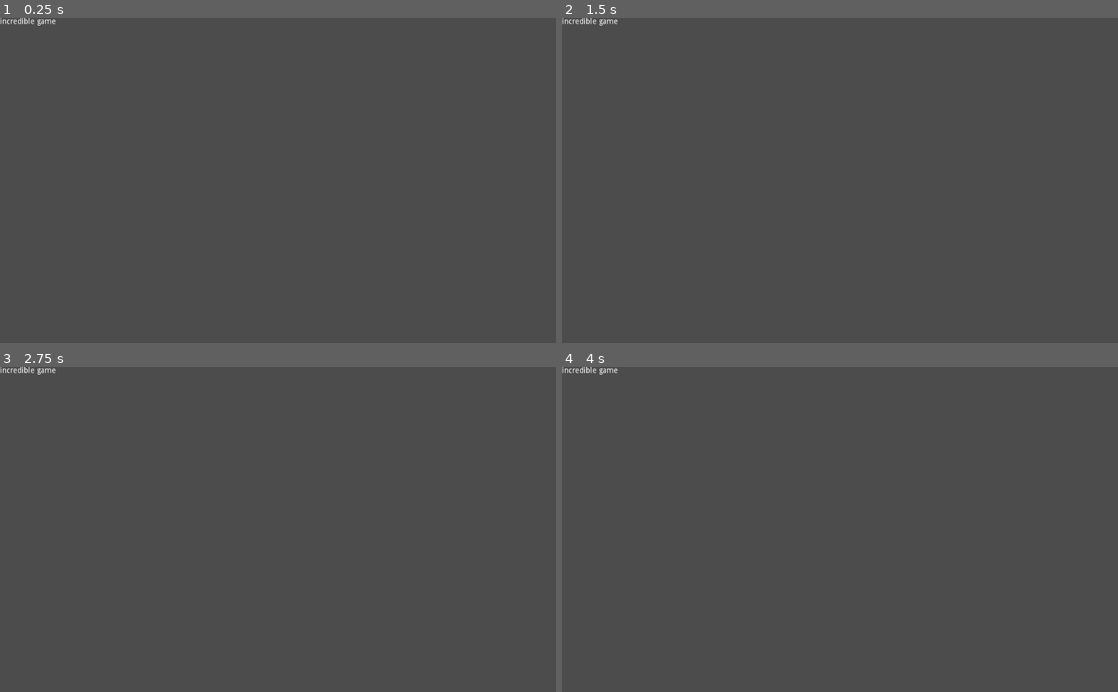
Above: before the commit, frames 1-4 (two rows, left to right).
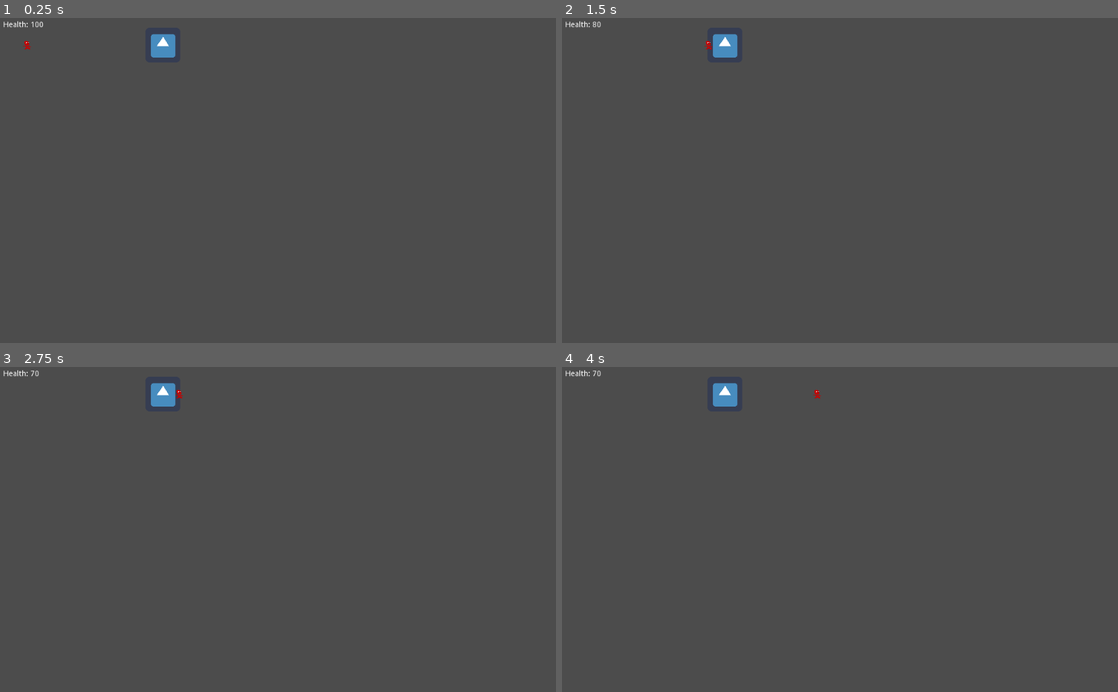
Above: after the commit, the same moments.

Repository: noh0st/jump-ship
Game: Godot game, scene res://Main.tscn
Two runs of this game, one before a commit and one after it. Both use one fixed random seed, a clock stepped at 60 frames per second and the inputs below. Before the commit the project starts from res://root.tscn. The engine's default icon, where the game draws it, is replaced by a stand-in: a white triangle on a blue panel in a dark square.
Inputs:
- Up to frame 1 (0.25 s): no input
- Up to frame 2 (1.5 s): tap Enter at 0.5 s; hold D 0.53-1.28 s; hold A from 1.28 s (still down)
- Up to frame 3 (2.75 s): release A at 2.03 s; hold D from 2.03 s (still down)
- Up to frame 4 (4 s): release D at 3.53 s; hold A from 3.53 s (still down)

The runs differ from the first frame. In frame 1, 0.5% of the frame differs, in the area x 0-32%, y 0-13%; in frame 2, 0.5%; in frame 3, 0.5%; in frame 4, 0.5%.

Commit message:
adds enemy, player, health hud, main scene; simple damage collision

Diff:
--- /dev/null
+++ b/app/Enemy.tscn
@@ -0,0 +1,28 @@
+[gd_scene load_steps=5 format=2]
+
+[ext_resource path="res://enemy.gd" type="Script" id=1]
+[ext_resource path="res://icon.png" type="Texture" id=2]
+
+[sub_resource type="SpriteFrames" id=1]
+animations = [ {
+"frames": [ ExtResource( 2 ) ],
+"loop": true,
+"name": "default",
+"speed": 5.0
+} ]
+
+[sub_resource type="CircleShape2D" id=2]
+
+[node name="RigidBody2D" type="RigidBody2D"]
+collision_layer = 2
+gravity_scale = 0.0
+script = ExtResource( 1 )
+__meta__ = {
+"_edit_group_": true
+}
+
+[node name="AnimatedSprite" type="AnimatedSprite" parent="."]
+frames = SubResource( 1 )
+
+[node name="CollisionShape2D" type="CollisionShape2D" parent="."]
+shape = SubResource( 2 )
--- /dev/null
+++ b/app/HUD.tscn
@@ -0,0 +1,13 @@
+[gd_scene load_steps=2 format=2]
+
+[ext_resource path="res://HealthUIController.gd" type="Script" id=1]
+
+[node name="HUD" type="CanvasLayer"]
+script = ExtResource( 1 )
+
+[node name="HealthLabel" type="Label" parent="."]
+margin_left = 6.0
+margin_top = 6.0
+margin_right = 102.0
+margin_bottom = 20.0
+text = "Health: "
--- /dev/null
+++ b/app/HealthUIController.gd
@@ -0,0 +1,18 @@
+extends CanvasLayer
+
+
+# Declare member variables here. Examples:
+# var a = 2
+# var b = "text"
+onready var healthLabel: Label = get_node("HealthLabel")
+
+# Called when the node enters the scene tree for the first time.
+func _ready():
+	healthLabel.text = "Health: %s" % 100
+
+# Called every frame. 'delta' is the elapsed time since the previous frame.
+#func _process(delta):
+#	pass
+
+func _on_Player_health_update(amount: int) -> void:
+	healthLabel.text = "Health: %d" % amount
--- /dev/null
+++ b/app/Main.gd
@@ -0,0 +1,19 @@
+extends Node
+
+
+# Declare member variables here. Examples:
+# var a = 2
+# var b = "text"
+
+
+# Called when the node enters the scene tree for the first time.
+func _ready():
+	# initialize health UI with player
+
+
+	pass # Replace with function body.
+
+
+# Called every frame. 'delta' is the elapsed time since the previous frame.
+#func _process(delta):
+#	pass
--- /dev/null
+++ b/app/Main.tscn
@@ -0,0 +1,17 @@
+[gd_scene load_steps=5 format=2]
+
+[ext_resource path="res://Enemy.tscn" type="PackedScene" id=1]
+[ext_resource path="res://Player.tscn" type="PackedScene" id=2]
+[ext_resource path="res://HUD.tscn" type="PackedScene" id=3]
+[ext_resource path="res://Main.gd" type="Script" id=4]
+
+[node name="Main" type="Node"]
+script = ExtResource( 4 )
+
+[node name="HUD" parent="." instance=ExtResource( 3 )]
+
+[node name="Enemy" parent="." instance=ExtResource( 1 )]
+
+[node name="Player" parent="." instance=ExtResource( 2 )]
+
+[connection signal="health_update" from="Player" to="HUD" method="_on_Player_health_update"]
--- /dev/null
+++ b/app/Player.gd
@@ -0,0 +1,39 @@
+extends Area2D
+
+signal health_update
+
+# Declare member variables here. Examples:
+# var a = 2
+# var b = "text"
+
+export var speed = 400 # allows use in inspector
+var screen_size
+
+var health = 100
+
+# Called when the node enters the scene tree for the first time.
+func _ready():
+	print("hello")
+	screen_size = get_viewport_rect().size
+	position = Vector2(50, 50)
+
+
+# Called every frame. 'delta' is the elapsed time since the previous frame.
+func _process(delta: float):
+	# check for input
+	var velocity = Vector2.ZERO # The player's movement vector.
+
+	if(Input.is_physical_key_pressed(KEY_D)):
+		velocity.x += 1
+	elif(Input.is_physical_key_pressed(KEY_A)):
+		velocity.x -= 1
+
+	# move
+	position += velocity * speed * delta
+
+	# animation
+
+func _on_Player_body_entered(body: Node) -> void:
+	health -= 10
+	emit_signal("health_update", health)
+	# emit health update signal
--- /dev/null
+++ b/app/Player.tscn
@@ -0,0 +1,30 @@
+[gd_scene load_steps=5 format=2]
+
+[ext_resource path="res://Player.gd" type="Script" id=1]
+[ext_resource path="res://sprite.png" type="Texture" id=2]
+
+[sub_resource type="CapsuleShape2D" id=1]
+
+[sub_resource type="SpriteFrames" id=2]
+animations = [ {
+"frames": [ ExtResource( 2 ) ],
+"loop": true,
+"name": "walk",
+"speed": 5.0
+} ]
+
+[node name="Area2D" type="Area2D"]
+collision_mask = 2
+script = ExtResource( 1 )
+__meta__ = {
+"_edit_group_": true
+}
+
+[node name="Hitbox" type="CollisionShape2D" parent="."]
+shape = SubResource( 1 )
+
+[node name="AnimatedSprite" type="AnimatedSprite" parent="."]
+frames = SubResource( 2 )
+animation = "walk"
+
+[connection signal="body_entered" from="." to="." method="_on_Player_body_entered"]
--- /dev/null
+++ b/app/enemy.gd
@@ -0,0 +1,17 @@
+extends RigidBody2D
+
+
+# Declare member variables here. Examples:
+# var a = 2
+# var b = "text"
+
+
+# Called when the node enters the scene tree for the first time.
+func _ready():
+	position = Vector2(300, 50)
+
+
+
+# Called every frame. 'delta' is the elapsed time since the previous frame.
+#func _process(delta):
+#	pass
--- a/app/project.godot
+++ b/app/project.godot
@@ -11,7 +11,7 @@
 [application]
 
 config/name="jump-ship"
-run/main_scene="res://root.tscn"
+run/main_scene="res://Main.tscn"
 config/icon="res://icon.png"
 
 [gui]
--- a/app/root.tscn
+++ /dev/null
@@ -1,6 +0,0 @@
-[gd_scene format=2]
-
-[node name="Label" type="Label"]
-margin_right = 107.0
-margin_bottom = 19.0
-text = "incredible game"
Binary file added: app/sprite.png
